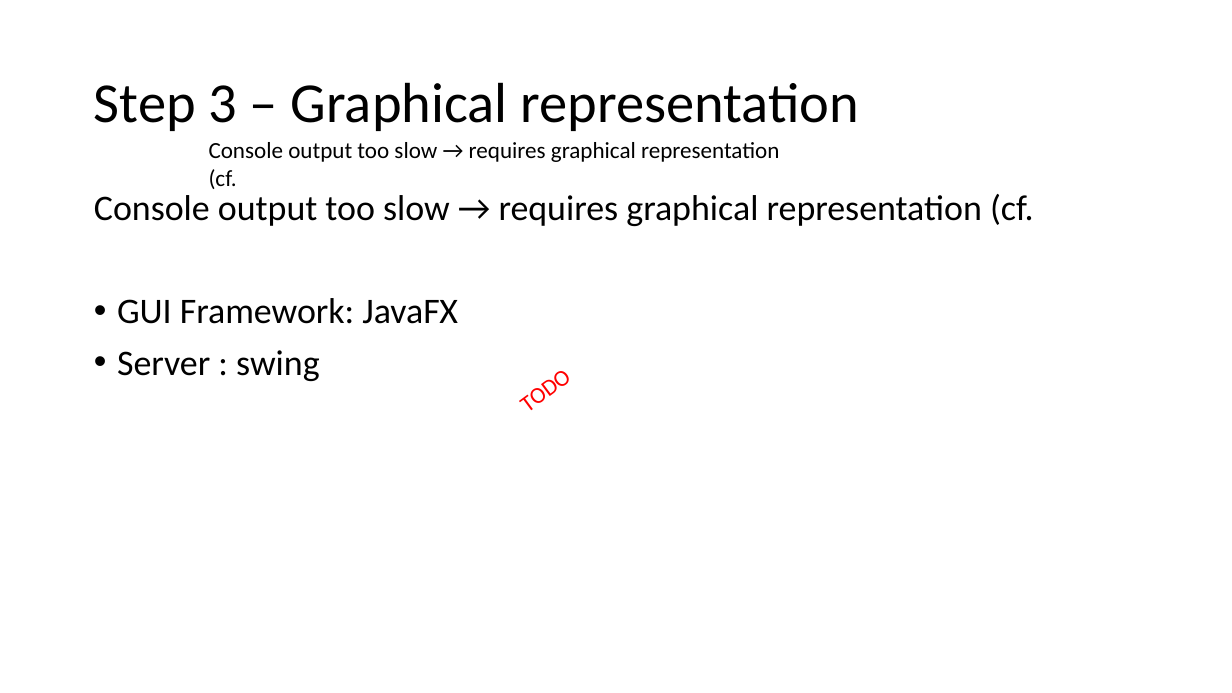
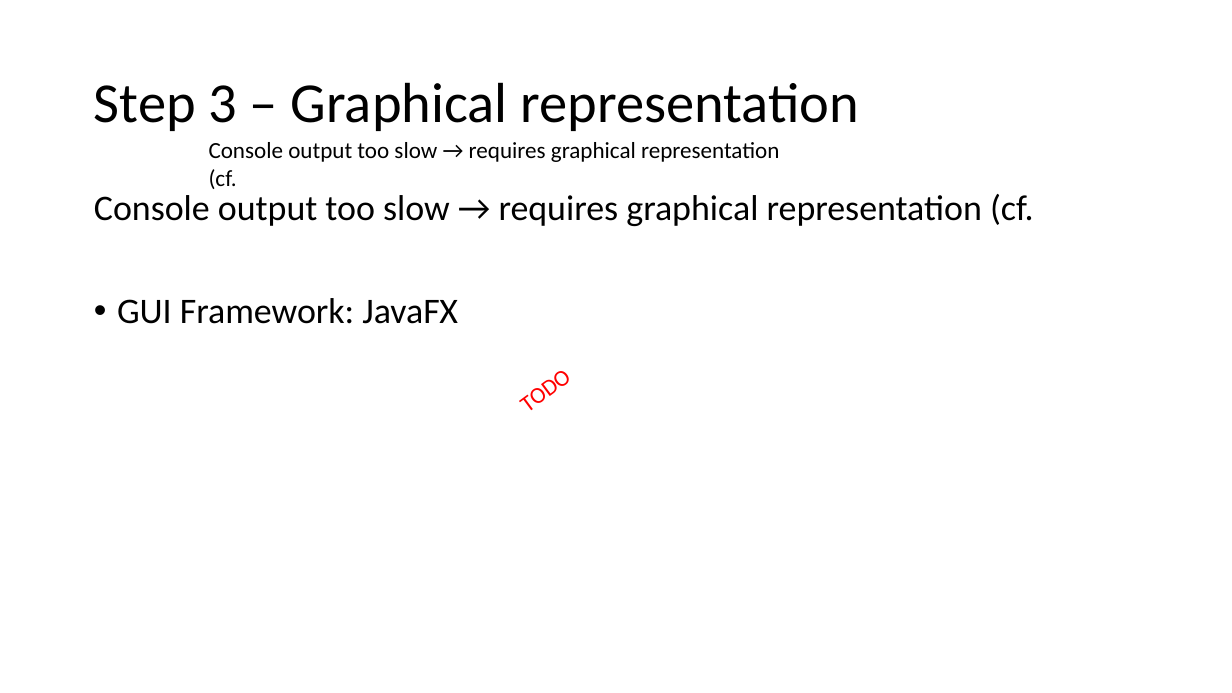
Before and after one commit to devidin/yavumeter, a slide deck: slide 13 of doc/Steps overview.pptx. Drawn at 1232x693 pixels with LibreOffice and Linux fonts; fonts in the diff are those of the drawing. Boxes give left, top, right and bottom in pixels: in the first picture for what was removed or moved away, otherwise in the second. Text is boxed around its words. In the diff, an @@ line names an element or a change of style, - is before the commit and + after.

Commit message:
update doc

```diff
--- a/doc/Steps overview.pptx
+++ b/doc/Steps overview.pptx
@@ text at bbox=[117, 350, 320, 381]: paragraph removed @@
-• Server : swing
```
Also in this commit, not shown: 4 slides added.
